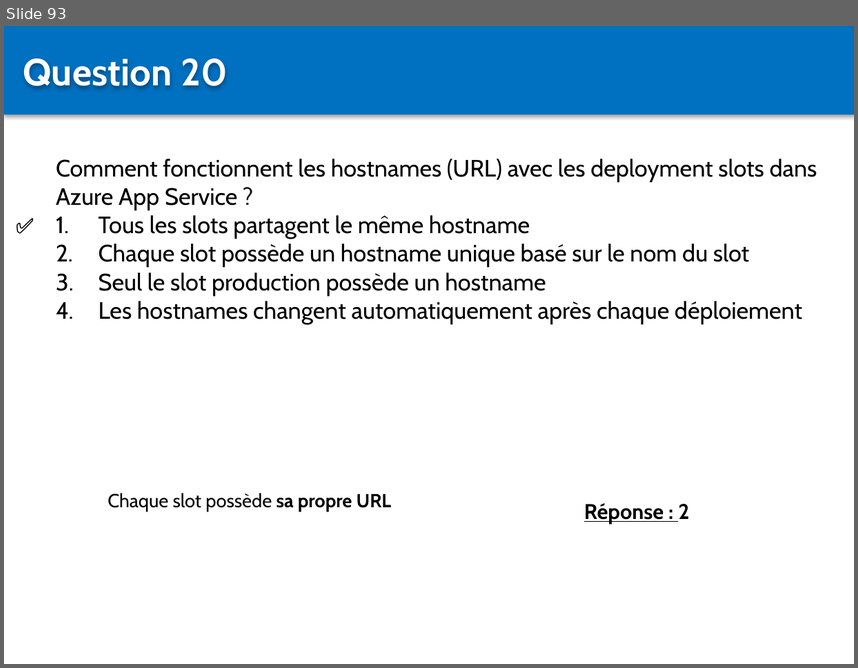
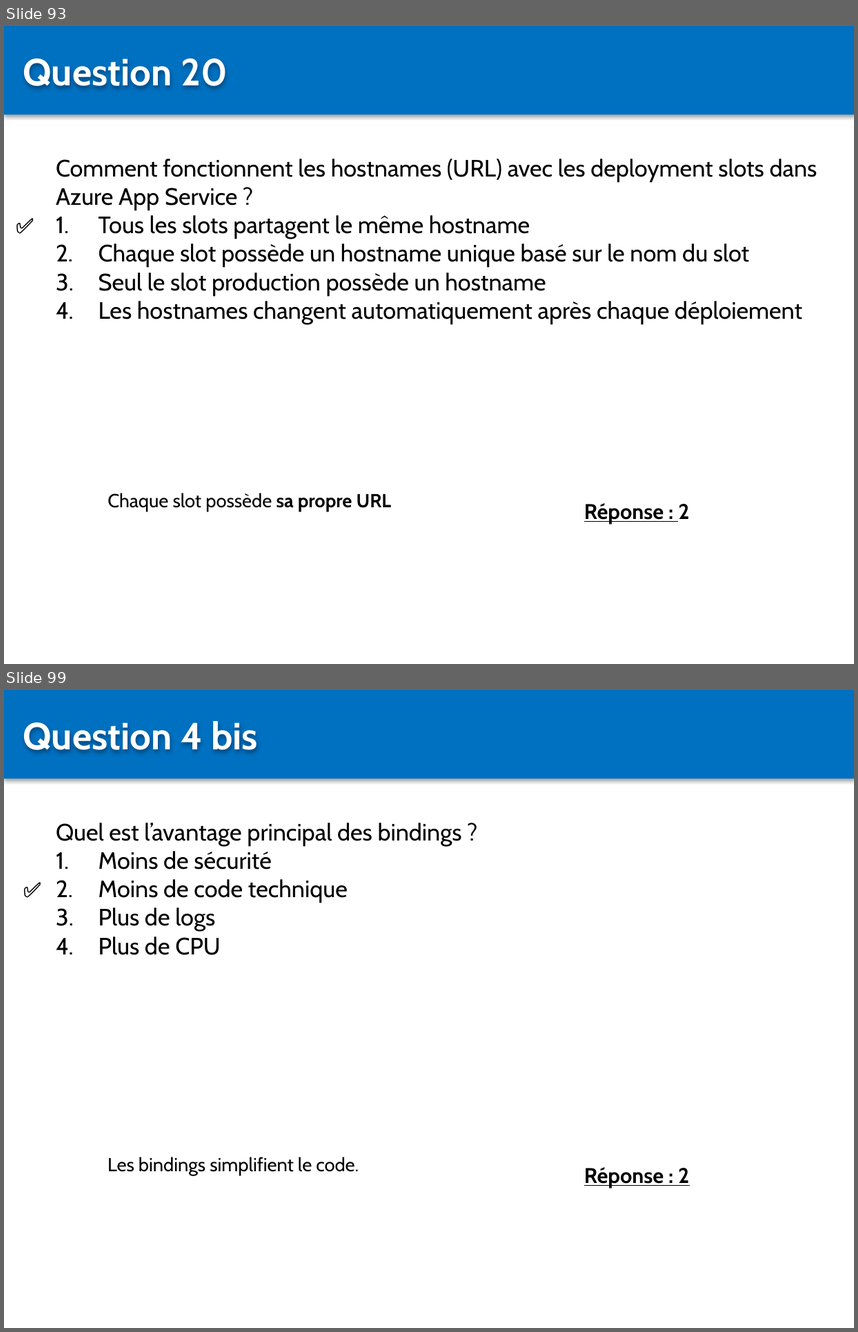
Before and after one commit to Sybaris-Classroom/az-204, a slide deck: Quiz/Quiz.pptx. Shown one above the other, each under a label of ours: slide 93 before the commit, slides 93 and 99 after it; the slides between them are not shown. The pictures are 858x668 and 858x1332 pixels, drawn with LibreOffice and Linux fonts; fonts in the diff are those of the drawing. Boxes give left, top, right and bottom in pixels: in the first picture for what was removed or moved away, otherwise in the second. Text is boxed around its words. In the diff, an @@ line names an element or a change of style, - is before the commit and + after.

```diff
--- a/Quiz/Quiz.pptx
+++ b/Quiz/Quiz.pptx
@@ slide 99 added at [4,690,854,1328], background #FFFFFF @@
@@ rectangle added at [4,690,854,778], fill #0070C0 @@
@@ text added at [23,721,258,752], 32 pt, text #FFFFFF, bold @@
+Question 4 bis
@@ text added at [56,822,462,955], 20 pt, text #000000 @@
+Quel est l’avantage principal des bindings ?
+1. Moins de sécurité
+2. Moins de code technique
+3. Plus de logs
+4. Plus de CPU
@@ text added at [15,872,67,906], 18 pt, text #000000, bold @@
+✅
@@ text added at [107,1156,359,1175], 16 pt, text #000000 @@
+Les bindings simplifient le code.
@@ text added at [584,1167,689,1187], 18 pt, text #000000, bold, underline @@
+Réponse : 2
```
Also in this commit, not shown: 3 slides changed, 25 other slides added, 43 other files.
